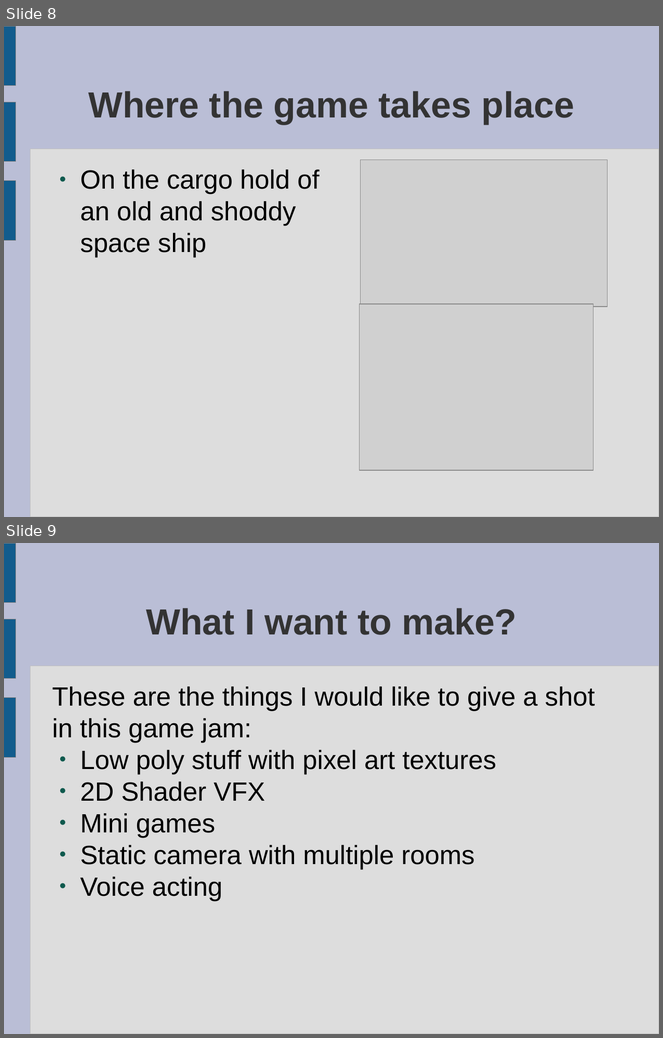
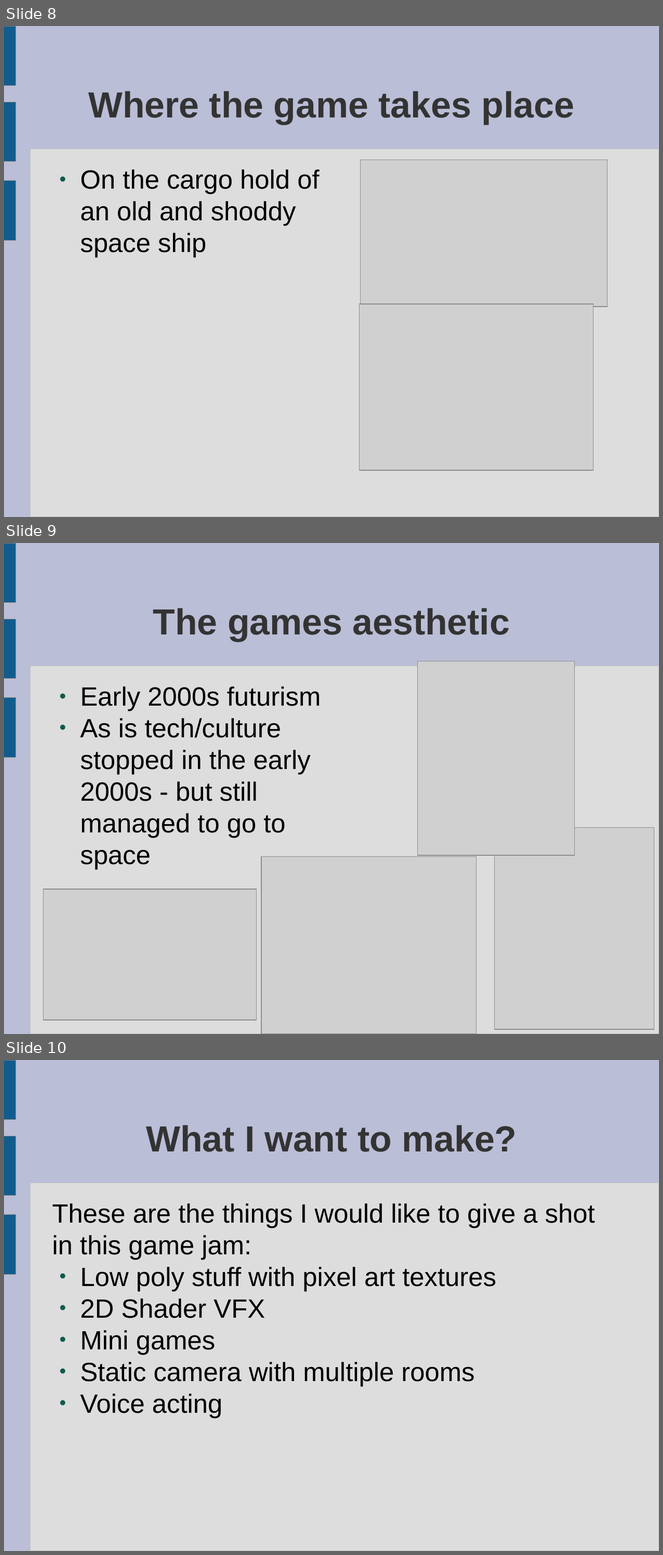
Before and after one commit to ktosox/GWJ67, a slide deck: da_plan.odp. Shown one above the other, each under a label of ours: slides 8 and 9 before the commit, slides 8, 9 and 10 after it. The pictures are 663x1038 and 663x1555 pixels, drawn with LibreOffice and Linux fonts; fonts in the diff are those of the drawing; grey boxes stand for pictures. Boxes give left, top, right and bottom in pixels: in the first picture for what was removed or moved away, otherwise in the second. Text is boxed around its words. In the diff, an @@ line names an element or a change of style, - is before the commit and + after.

```diff
--- a/da_plan.odp
+++ b/da_plan.odp
@@ slide 9 added at bbox=[4, 543, 659, 1034], background #BABED6; not listed: 4 template elements that a slide beside it also shows @@
@@ title added at bbox=[153, 608, 510, 641], 44 pt, text #333333, bold @@
+The games aesthetic
@@ picture added at bbox=[418, 662, 575, 856] @@
@@ text added at bbox=[80, 687, 321, 870], 32 pt, text #000000 @@
+● Early 2000s futurism
+● As is tech/culture stopped in the early 2000s - but still managed to go to space
@@ picture added at bbox=[495, 828, 655, 1030] @@
@@ picture added at bbox=[261, 857, 477, 1034] @@
@@ picture added at bbox=[43, 890, 257, 1020] @@
@@ what was slide 9 is now slide 10 @@
```
Also in this commit, not shown: 1 other slide added, 11 other files.
